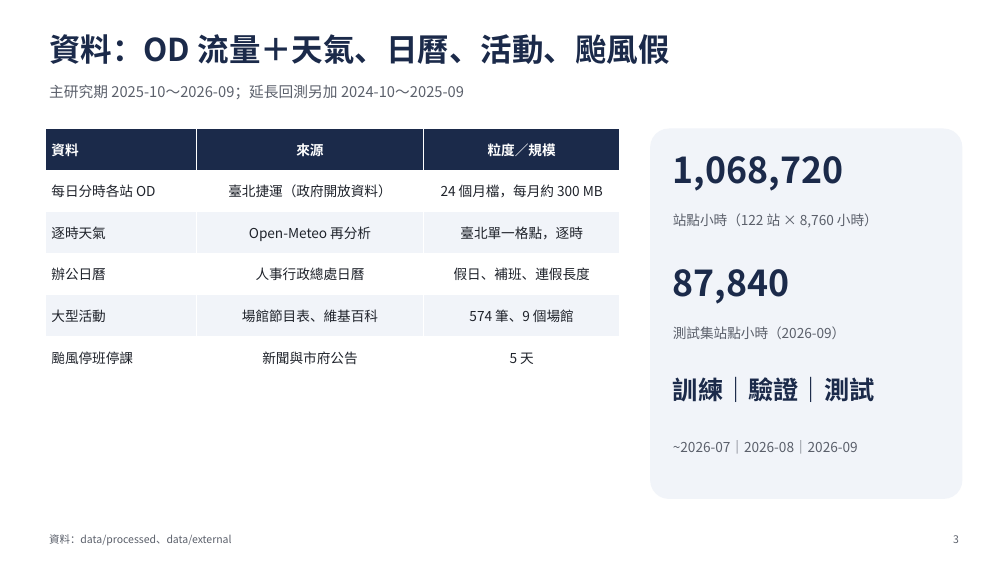
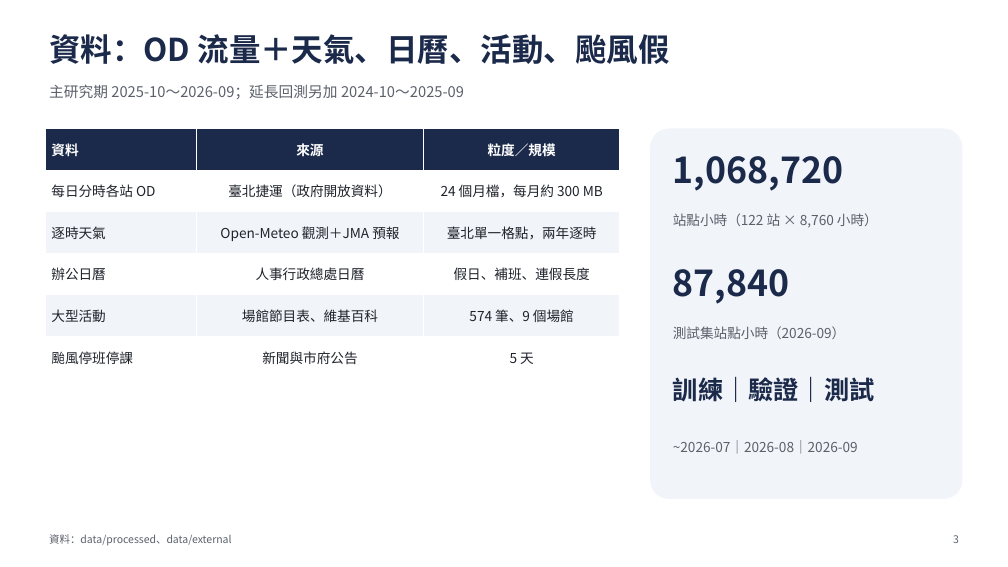
Before and after one commit to ChiJiun/taipei-mrt-crowd-forecast, a slide deck: slide 3 of report/slides.pptx. Drawn at 1008x567 pixels with LibreOffice and Linux fonts; fonts in the diff are those of the drawing. Boxes give left, top, right and bottom in pixels: in the first picture for what was removed or moved away, otherwise in the second. Text is boxed around its words. In the diff, an @@ line names an element or a change of style, - is before the commit and + after.

```diff
--- a/report/slides.pptx
+++ b/report/slides.pptx
@@ table at box(45, 129, 620, 378) @@
-row 3, column 2: Open-Meteo 再分析
+row 3, column 2: Open-Meteo 觀測＋JMA 預報
-row 3, column 3: 臺北單一格點，逐時
+row 3, column 3: 臺北單一格點，兩年逐時
```
Also in this commit, not shown: 3 other slides changed, 5 other files.
